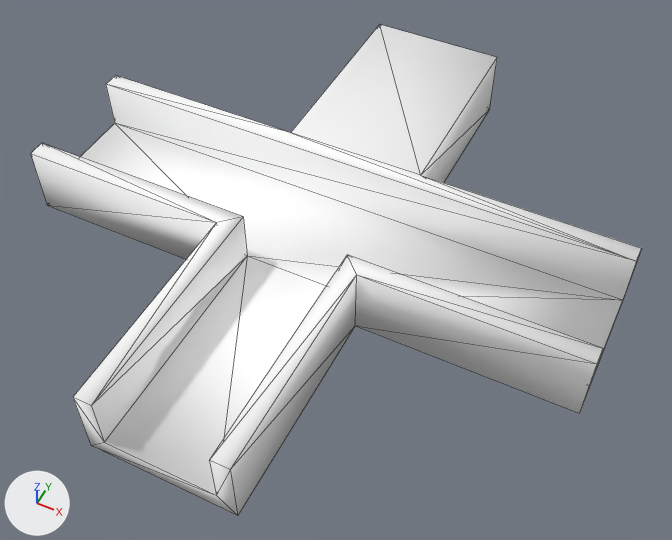
One commit to the glTF model resources/shape-14.gltf: the scene before it, then after it.
Both versions are drawn from a camera (50 mm lens) standing at (0.519, -0.984, 1.192) and looking at (0.047, -0.04, 0.012). The lights are fixed; the arrows at lower left show +X, +Y and +Z. Mesh edges are drawn as thin lines. Vertices at the same position are counted once.

Script lines for the objects in view, before the commit:
```python
me_defaultobject = bpy.data.meshes.new('defaultobject')
me_defaultobject.from_pydata(...)  # 40 vertices, 76 faces; spans x -0.5..0.5, y -0.5..0.5, z 0.0..0.125
me_defaultobject.materials.append(mat_material_0_material)
ob_defaultobject = bpy.data.objects.new('defaultobject', me_defaultobject)
ob_defaultobject.location = (0.0, 0.0, 0.0)
```
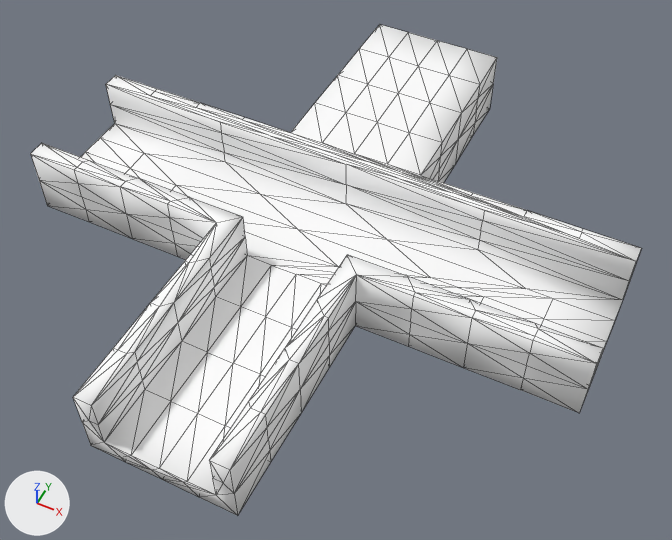
Location of each change, (x1, y1, x2, y2) in pixels of the pictures (672 x 540 px):
part 1 of me_defaultobject, added
    after: (30, 24, 641, 515)

Edits to the bpy script that builds the scene:
```text
Change me_defaultobject:
    used by ob_defaultobject; location = (0.0, 0.0, 0.0)
    remove me_defaultobject.from_pydata(...)  # 40 vertices, 76 faces; spans x -0.5..0.5, y -0.5..0.5, z 0.0..0.125
    add me_defaultobject.from_pydata(...)  # 420 vertices, 836 faces; spans x -0.5..0.5, y -0.5..0.5, z 0.0..0.125
    me_defaultobject part 1: 380 vertices added at x -0.5..0.5, y -0.5..0.5, z 0.0..0.125
    me_defaultobject part 2: the surface is now shaded flat
```
